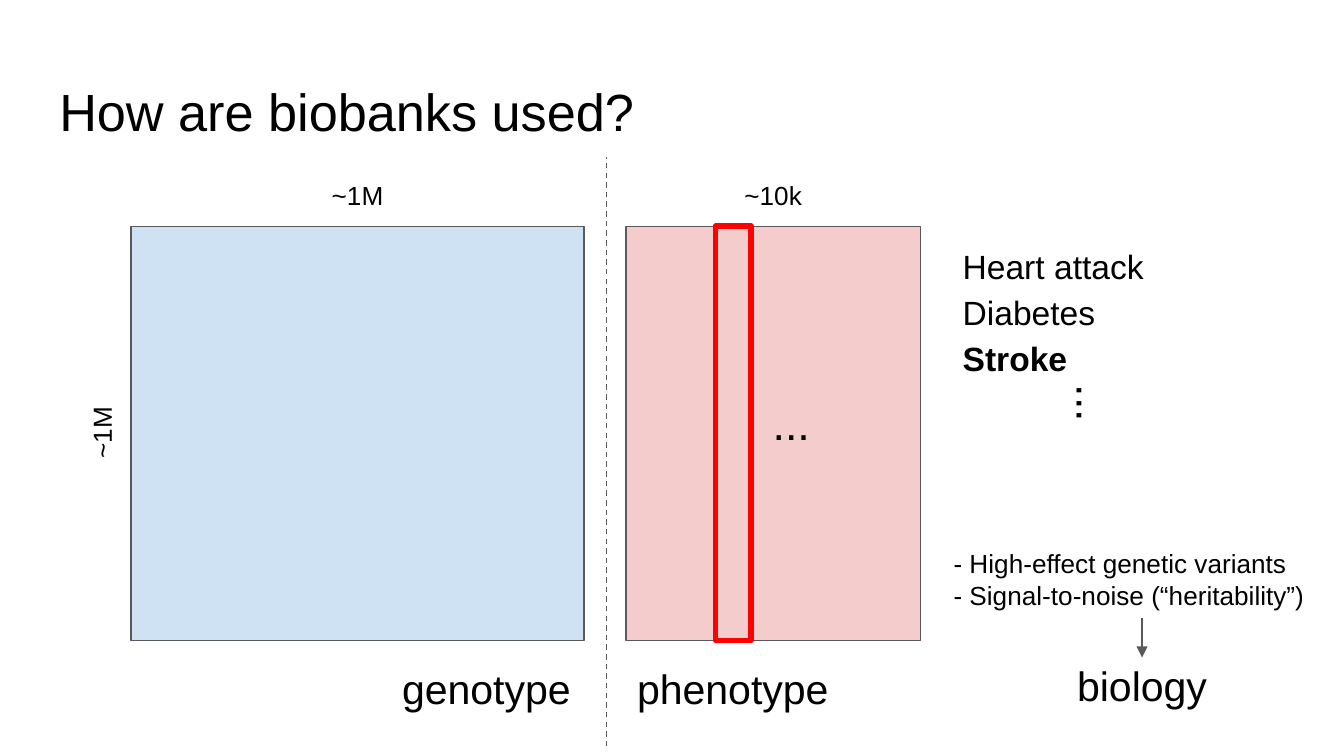
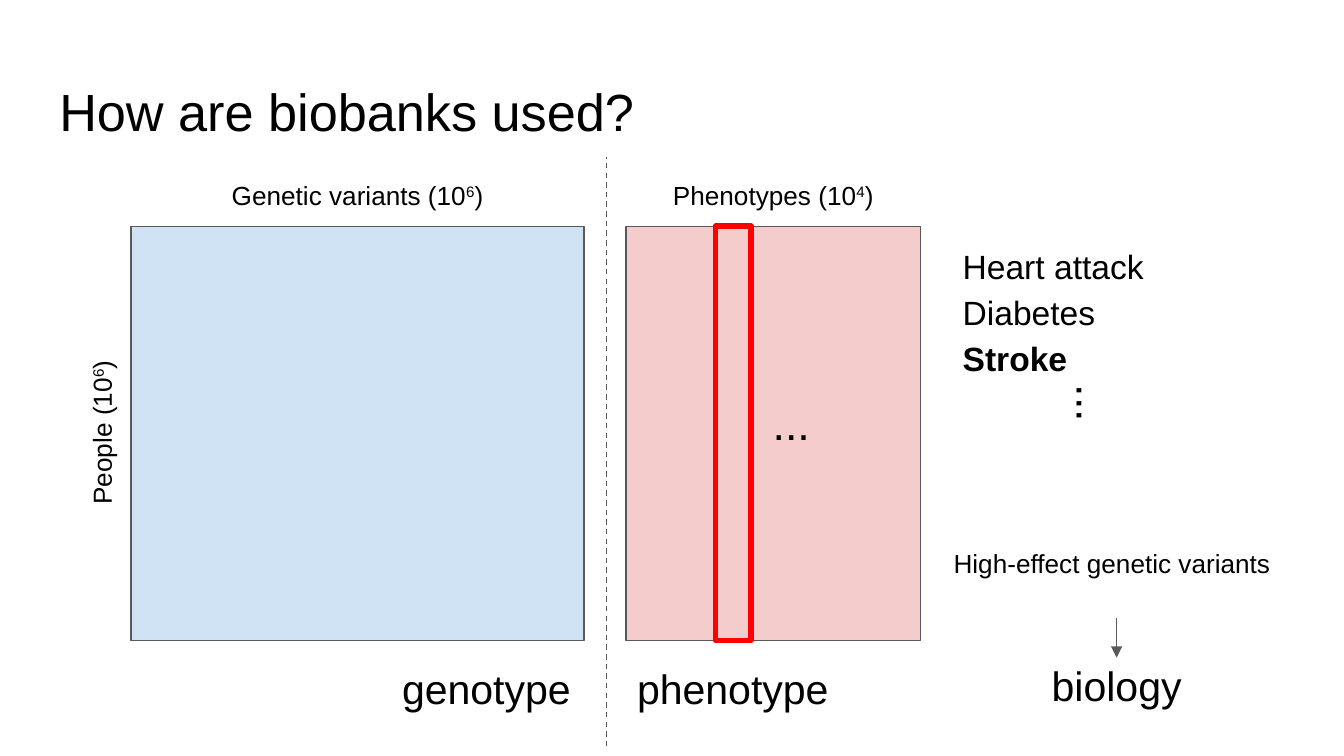
Before and after one commit to lmrl-bio/lmrl-bio.github.io, a slide deck: slide 8 of hostedfiles/c2.slides.pptx (slide 9 before the commit). Drawn at 1344x756 pixels with LibreOffice and Linux fonts; fonts in the diff are those of the drawing. Boxes give left, top, right and bottom in pixels: in the first picture for what was removed or moved away, otherwise in the second. Text is boxed around its words. In the diff, an @@ line names an element or a change of style, - is before the commit and + after.

Commit message:
updated slides

```diff
--- a/hostedfiles/c2.slides.pptx
+++ b/hostedfiles/c2.slides.pptx
@@ text added at bbox=[232, 186, 421, 206], 14 pt, text #000000 @@
+Genetic variants (106)
@@ text removed at bbox=[332, 187, 384, 205] @@
-~1M
@@ text at bbox=[673, 186, 811, 211]: text changed @@
-~10k
+Phenotypes (104)
@@ text at bbox=[88, 431, 117, 502]: text changed @@
-~1M
+People (106)
@@ text at bbox=[954, 554, 1270, 579]: text changed @@
-- High-effect genetic variants
-- Signal-to-noise (“heritability”)
+High-effect genetic variants
@@ arrow moved from (1142, 618) - (1142, 657) to (1117, 618) - (1117, 657) @@
@@ text "biology": place and size @@
-text "biology" at bbox=[1077, 671, 1207, 709]
+text "biology" at bbox=[1052, 671, 1182, 709]
```
Also in this commit, not shown: 8 other slides changed, 1 slide removed, 3 other files.
